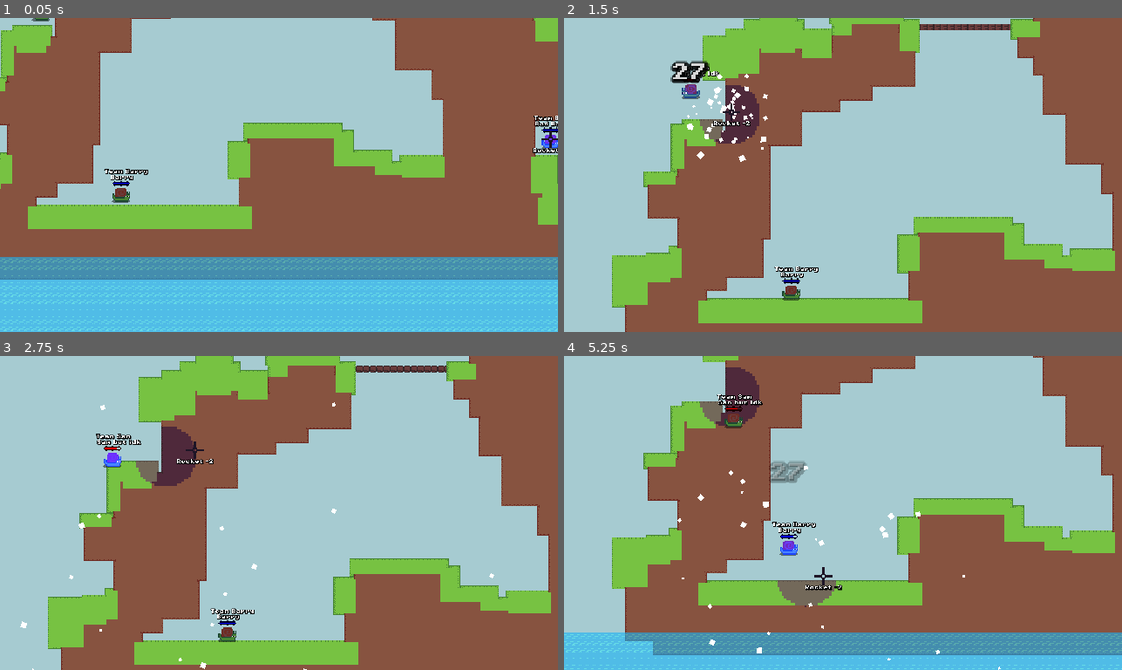
Above: before the commit, frames 1-4 (two rows, left to right).
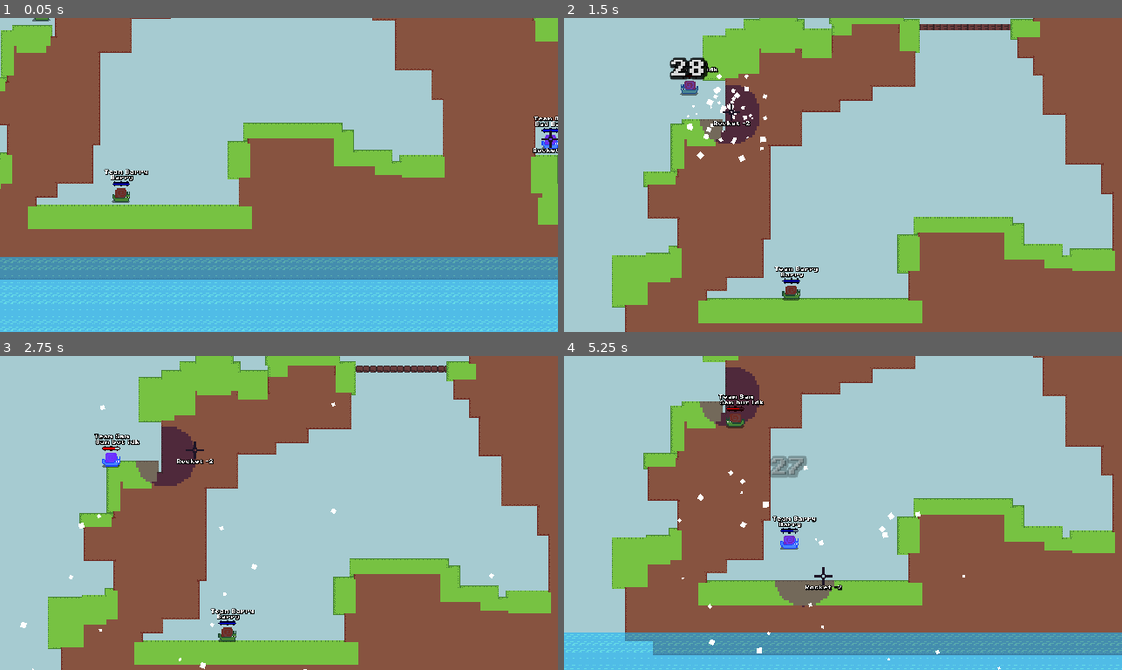
Above: after the commit, the same moments.

Repository: codingbanana21/Snail-Wars
Game: Godot game, scene res://scenes/game.tscn
Two runs of this game, one before a commit and one after it. Both use one fixed random seed, a clock stepped at 60 frames per second and the inputs below.
Inputs (mouse positions are in pixels of both pictures, inside the frame that each line leads up to):
- Up to frame 1 (0.05 s): no input
- Up to frame 2 (1.5 s): tap Enter (skip) at 0.5 s; move the mouse to (870, 175) at 0.52 s; press the mouse at (870, 175) at 0.53 s; hold D (right) from 0.53 s (still down); tap W (jump) at 0.77, 0.8, 1.07, 1.35 s; move the mouse to (815, 175) at 1.27 s; release the mouse at (815, 175) at 1.28 s
- Up to frame 3 (2.75 s): tap W (jump) at 1.52, 1.82, 2.3 s; click (251, 513) at 1.55 s; move the mouse to (290, 506) at 2.02 s; release D (right) at 2.03 s; press the mouse at (290, 506) at 2.03 s; hold A (left) from 2.03 s (still down)
- Up to frame 4 (5.25 s): move the mouse to (837, 519) at 2.77 s; release A (left) at 2.78 s; release the mouse at (837, 519) at 2.78 s; hold D (right) 2.78-4.28 s; tap Mouse wheel down (last_weapon) at 2.85 s; tap W (jump) at 3.02, 3.32, 4.52, 4.82 s; click (837, 519) at 3.05 s; move the mouse to (887, 516) at 3.52 s; hold W (jump) 3.53-4.28 s; tap Mouse wheel up (next_weapon) at 3.6 s; move the mouse to (798, 509) at 4.27 s; hold A (left) 4.28-5.03 s; click (798, 509) at 4.35 s; move the mouse to (848, 513) at 5.02 s; hold D (right) from 5.03 s (still down); hold W (jump) from 5.03 s (still down)

The runs differ from the first frame. In frame 1, 0.2% of the frame differs, in the area x 5-100%, y 0-59%; in frame 2, 0.7%; in frame 3, 0.3%; in frame 4, 1.2%, in the area x 18-90%, y 0-100%.

Commit message:
Update old code

Diff:
--- a/projectiles/air_strike.tscn
+++ b/projectiles/air_strike.tscn
@@ -4,6 +4,8 @@
 
 [node name="AirStrike" unique_id=791496552 instance=ExtResource("1_y44nj")]
 speed = 0.0
+damage = 40.0
+knockback = 800
 explosion_size = 22
 explosion_accuracy = 30.0
 spawn_at_mouse = true
--- a/projectiles/bomb.tscn
+++ b/projectiles/bomb.tscn
@@ -7,7 +7,7 @@
 radius = 7.0
 
 [node name="Bomb" unique_id=791496552 instance=ExtResource("1_8u238")]
-speed = 85.0
+speed = 75.0
 damage = 60.0
 knockback = 1400
 explosion_time = 1.5
--- a/projectiles/drill.tscn
+++ b/projectiles/drill.tscn
@@ -4,12 +4,11 @@
 [ext_resource type="Texture2D" uid="uid://x4hcewvk3glh" path="res://assets/images/drill.png" id="2_tpgjy"]
 
 [node name="Drill" unique_id=152536886 instance=ExtResource("1_d7knd")]
-speed = 55.0
-damage = 35.0
-knockback = 800
-explosion_size = 8
-explosion_accuracy = 10.0
-projectile_hp = 10
+damage = 30.0
+knockback = 600
+explosion_size = 10
+explosion_accuracy = 12.0
+projectile_hp = 8
 
 [node name="Image" parent="." index="0" unique_id=2045045234]
 texture = ExtResource("2_tpgjy")
--- a/projectiles/drill_strike.tscn
+++ b/projectiles/drill_strike.tscn
@@ -5,11 +5,11 @@
 
 [node name="DrillStrike" unique_id=791496552 instance=ExtResource("1_qlak5")]
 speed = 0.0
-damage = 35.0
-knockback = 800
-explosion_size = 8
-explosion_accuracy = 10.0
-projectile_hp = 10
+damage = 30.0
+knockback = 600
+explosion_size = 10
+explosion_accuracy = 12.0
+projectile_hp = 8
 spawn_at_mouse = true
 
 [node name="Image" parent="." index="0" unique_id=2045045234]
--- a/scripts/player.gd
+++ b/scripts/player.gd
@@ -14,9 +14,9 @@
 @export var team: String
 @export var team_color: Color
 
-const JUMP: float = -400.0
+const JUMP: float = -450.0
 const SPEED: float = 12.0
-const JUMP_SPEED: float = 200
+const JUMP_SPEED: float = 180
 const PLAYER_GRAVITY: float = 30.0
 const WEAPONS: Array[String] = ["rocket", "grenade", "drill", "bomb", "air_strike", "drill_strike", "tnt", "destroyer_of_games"]
 
@@ -87,7 +87,10 @@
 
 
 func _physics_process(delta: float) -> void:
-	velocity.y += PLAYER_GRAVITY
+	if velocity.y > 0:
+		velocity.y += PLAYER_GRAVITY * 1.5
+	else:
+		velocity.y += PLAYER_GRAVITY
 
 	if Globals.player_turn == player_number and team_number == Globals.team_turn and !Input.is_action_pressed("attack"):
 		if is_on_floor():
@@ -99,7 +102,7 @@
 				velocity.y = JUMP
 		else:
 			if Input.is_action_pressed("jump"):
-				velocity.x += dir * JUMP_SPEED * delta
+				velocity.x += dir * JUMP_SPEED * 2.0 * delta
 
 	move_and_slide()
 
--- a/scripts/projectile.gd
+++ b/scripts/projectile.gd
@@ -4,7 +4,7 @@
 @onready var detect_box: Area2D = $DetectBox
 @onready var explosion_timer: Timer = $ExplosionTimer
 
-@export var speed: float = 65.0
+@export var speed: float = 60.0
 @export var projectile_gravity: int = 500
 @export var damage: float = 45
 @export var knockback: int = 1000
@@ -45,17 +45,12 @@
 		end_explode = true
 		queue_free()
 
+	Mouse.shake(damage / 10.0)
+
 	var hit_particle: GPUParticles2D = load("res://scenes/hit_particle.tscn").instantiate()
 	hit_particle.global_position = global_position
 	hit_particle.emitting = true
-
-	if end_explode:
-		Mouse.shake(damage / 10.0)
-		hit_particle.amount = int(damage)
-	else:
-		Mouse.shake(damage / 20.0)
-		hit_particle.amount = int(damage / 2.0)
-
+	hit_particle.amount = int(damage)
 	get_parent().add_child(hit_particle)
 
 	# destroy map
@@ -71,9 +66,6 @@
 		if dis_to < (4.0 * explosion_size):
 			var hit_power: float = clampf(16.0 / dis_to, 0.01, 1.0)
 
-			if !end_explode:
-				hit_power /= 2.0
-
 			player.damage(hit_power * damage)
 			player.velocity = -transform.x * hit_power * knockback
 
@@ -83,7 +75,4 @@
 
 
 func _on_detect_box_body_entered(body: Node2D) -> void:
-	if body is Player:
-		explode(true)
-	else:
-		explode()
+	explode()
